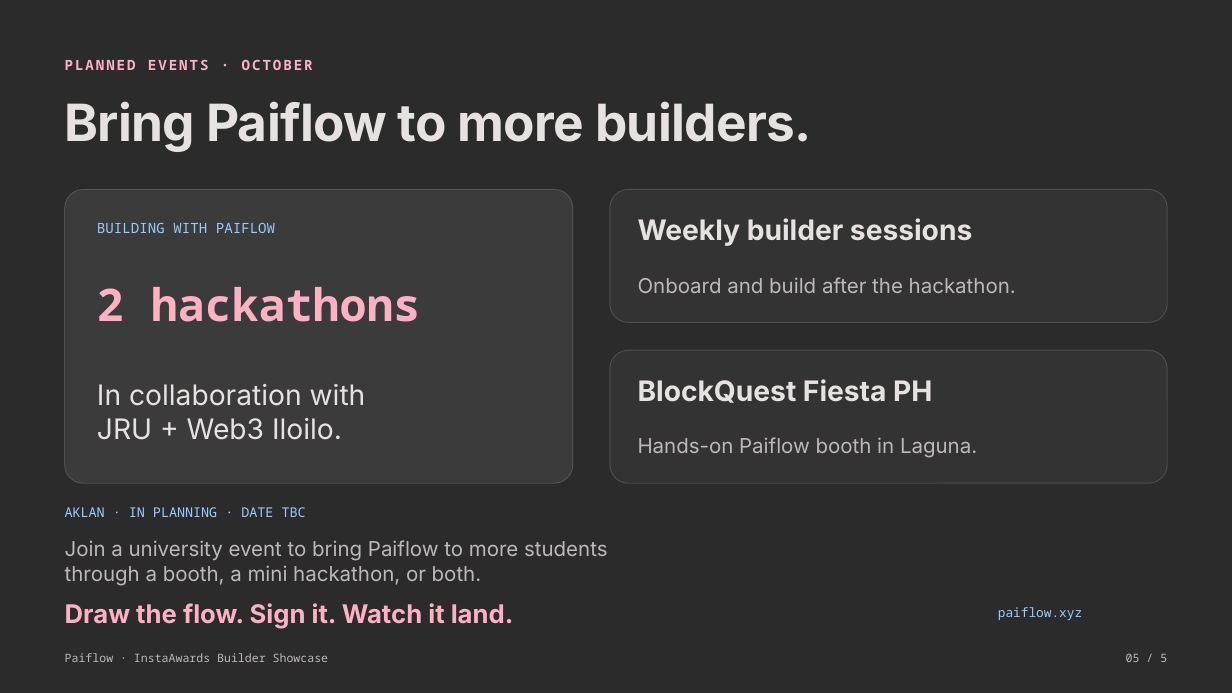
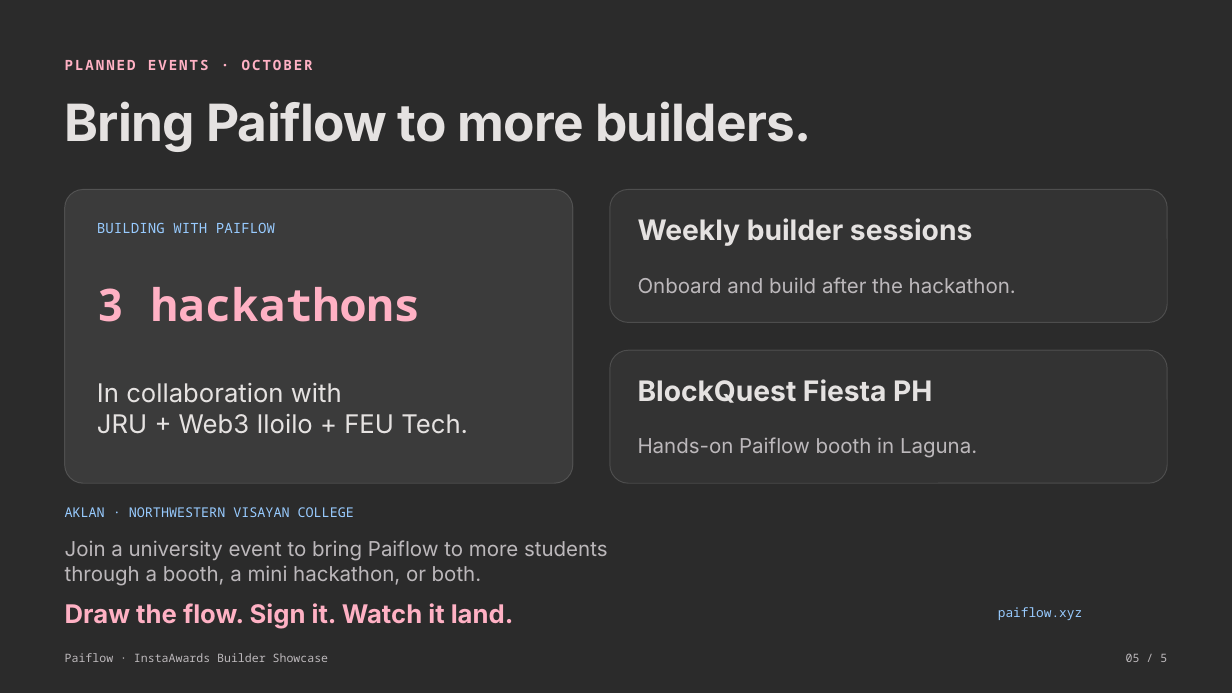
Before and after one commit to artisam-paiflow/paiflow, a slide deck: slide 5 of docs/showcase/paiflow-showcase-webinar-design.pptx. Drawn at 1232x693 pixels with LibreOffice and Linux fonts; fonts in the diff are those of the drawing; background and template pictures are left out; a plain dark background stands for a picture behind light text. Boxes give left, top, right and bottom in pixels: in the first picture for what was removed or moved away, otherwise in the second. Text is boxed around its words. In the diff, an @@ line names an element or a change of style, - is before the commit and + after.

Commit message:
docs(showcase): update hackathon partners and Aklan venue

```diff
--- a/docs/showcase/paiflow-showcase-webinar-design.pptx
+++ b/docs/showcase/paiflow-showcase-webinar-design.pptx
@@ text at (97,287,421,322): text changed @@
-2 hackathons
+3 hackathons
@@ text at (97,383,342,403): size 22 to 20 pt in "In collaboration with" @@
@@ text at (97,414,468,434): text changed; size 22 to 20 pt @@
-JRU + Web3 Iloilo.
+JRU + Web3 Iloilo + FEU Tech.
@@ text at (65,507,354,517): text changed @@
-AKLAN · IN PLANNING · DATE TBC
+AKLAN · NORTHWESTERN VISAYAN COLLEGE
```
Also in this commit, not shown: 4 other files.
